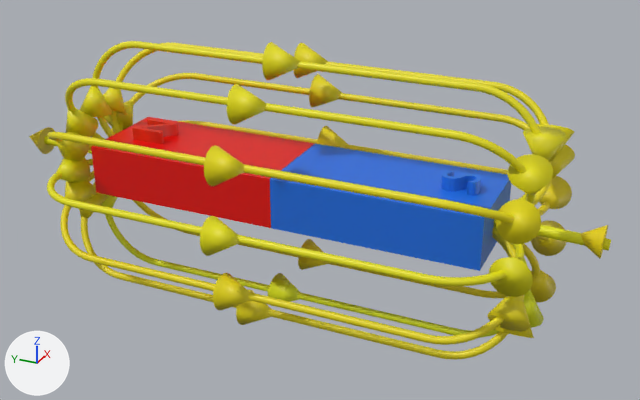
What one commit did to the glTF model magneticFieldLinesMagnetForGltf.gltf.
The view is the same before and after, from a camera (50 mm lens) standing at (-14.25, -6.94, 6.9) and looking at (0.19, -0.44, -0.33). The axes (+X, +Y, +Z) are drawn at lower left. The lights are the same throughout. Where no turn or scale is listed for an object, it has been applied to the vertices.
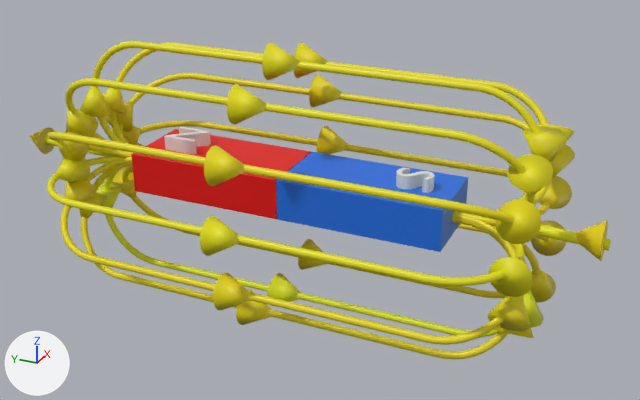
What the commit changed:
Material 'Material.002' (mat_material_002) changes colour from red #e72a06 to white #e7e1e1; in linear values from (0.8, 0.0228, 0.00188) to (0.8, 0.753, 0.753).
Material 'Material.003' (mat_material_003) changes colour from blue #2477e7 to white #e4e7e1; in linear values from (0.0178, 0.183, 0.8) to (0.776, 0.8, 0.753).
Object 'Cube' (ob_cube) moves from (0.0, 2.03, 0.0) to (0.0, 1.62, 0.0).
Object 'Cube' (ob_cube) is rescaled from (1.0, 2.0, 0.5) to (0.8, 1.6, 0.4).
Object 'Cube.001' (ob_cube_001) moves from (0.0, -1.97, 0.0) to (0.0, -1.6, 0.0).
Object 'Cube.001' (ob_cube_001) is rescaled from (1.0, 2.0, 0.5) to (0.8, 1.6, 0.4).
Object 'Text' (ob_text) moves from (-0.38, 2.82, 0.6) to (-0.38, 2.06, 0.53).
Object 'Text.001' (ob_text_001) moves from (-0.23, -3.62, 0.6) to (0.21, -2.09, 0.51).
Object 'Text.001' (ob_text_001) turns from (0, 0, 0) to (0, 0, -180) degrees about x, y and z.
Object 'Cone.014' (ob_cone_014) moves from (0.0, -5.83, -0.02) to (0.0, -5.83, 0.0).
Object 'Cone.014' (ob_cone_014) turns from (2.6, 0, 0) to (-1.9, 0, 0) degrees about x, y and z.
Object 'Cone.014' (ob_cone_014) is rescaled from (1.0, 1.0, 1.0) to (1.18, 1.18, 1.18).

What differs and where, as boxes (x1, y1, x2, y2) in the pictures (640 x 400 px):
'Cube.001', moved, rescaled (20% narrower, 21% shorter)
    before: (270, 144, 511, 271)
    after: (276, 152, 468, 252)
'Cube', moved, rescaled (20% narrower, 19% shorter)
    before: (91, 117, 315, 228)
    after: (131, 129, 311, 219)
'Text', recoloured, moved
    before: (132, 119, 179, 144)
    after: (164, 127, 211, 155)
'Text.001', recoloured, moved, turned
    before: (441, 170, 481, 196)
    after: (396, 168, 435, 193)
'Cone.014', moved, turned, rescaled
    before: (581, 225, 608, 259)
    after: (576, 220, 608, 261)
